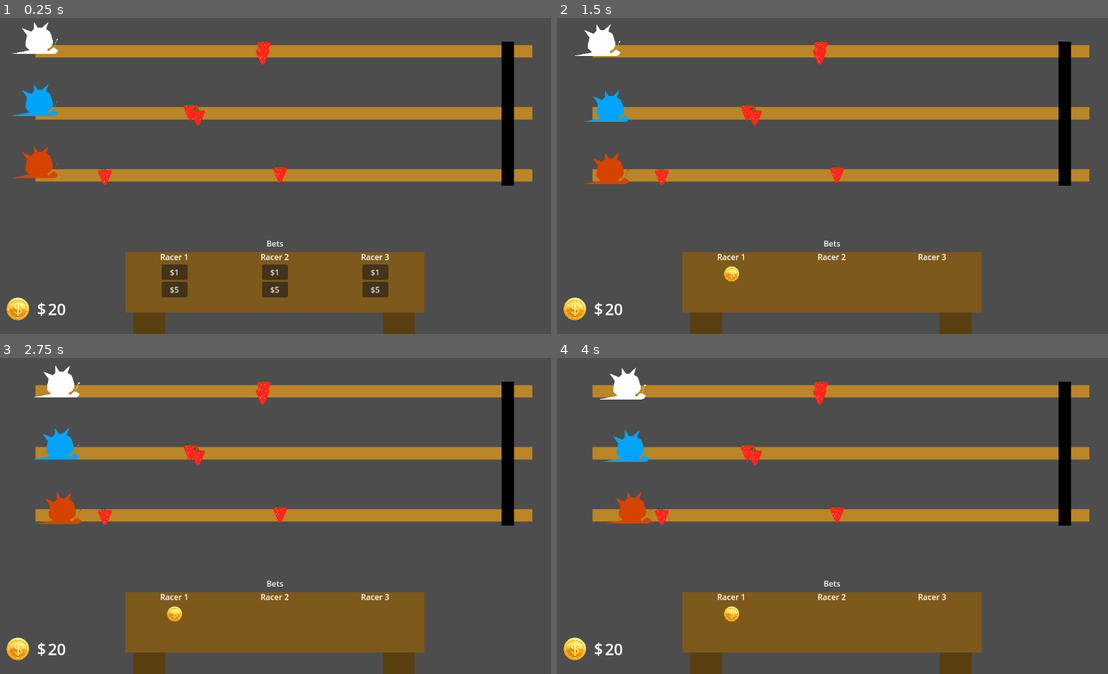
Above: before the commit, frames 1-4 (two rows, left to right).
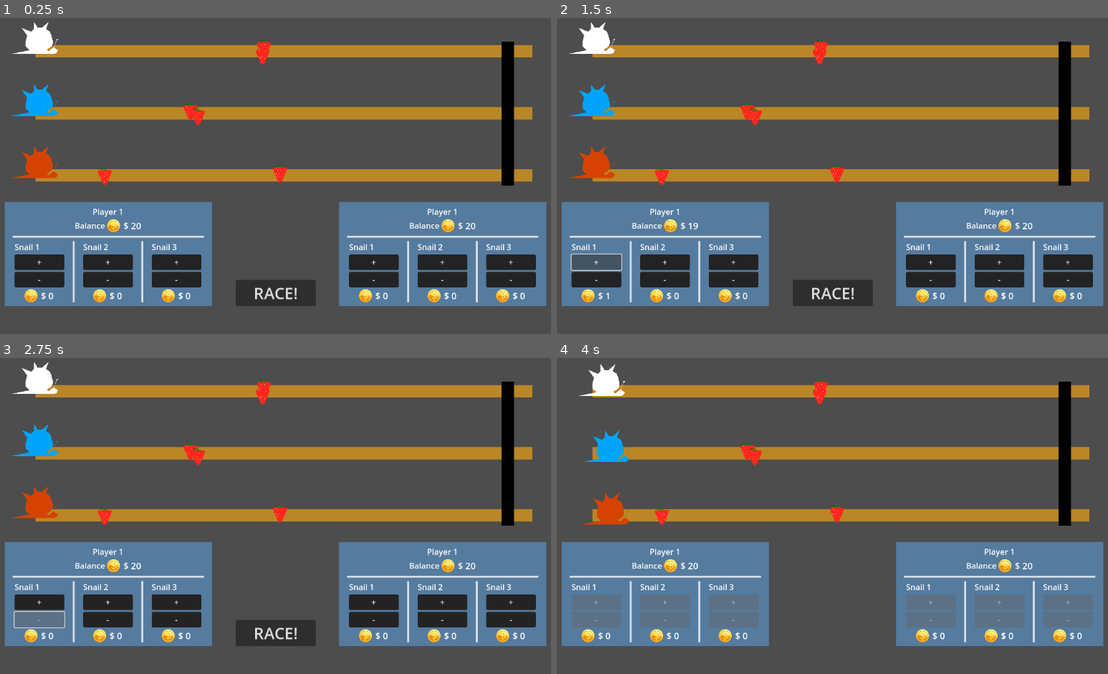
Above: after the commit, the same moments.

Repository: pradoh97/snail-race
Game: Godot game, scene res://level.tscn
The game is run twice, just before and just after one commit, with the same random seed, the same clock (stepped at 60 frames per second) and the same inputs.
Inputs (mouse positions are in pixels of both pictures, inside the frame that each line leads up to):
- Up to frame 1 (0.25 s): no input
- Up to frame 2 (1.5 s): click (733, 270) at 0.5 s, where only the run before the commit has a clickable "$1"; click (595, 261) at 1.25 s, where only the run after the commit has a clickable "+"
- Up to frame 3 (2.75 s): click (38, 620) at 2 s, where only the run after the commit has a clickable "-"
- Up to frame 4 (4 s): click (832, 632) at 2.75 s, where only the run after the commit has a clickable "RACE!"

The runs differ from the first frame. In frame 1, 31% of the frame differs, in the area x 0-100%, y 58-100%; in frame 2, 32%; in frame 3, 33%, in the area x 0-100%, y 1-100%; in frame 4, 33%.

Commit message:
Add bets panel

Diff:
--- a/globals.gd
+++ b/globals.gd
@@ -1,3 +1,6 @@
 extends Node
 
-var money = 20
+var money = {
+	"player_1": 20,
+	"player_2": 20
+}
--- a/level.gd
+++ b/level.gd
@@ -24,6 +24,8 @@
 func start_race():
 	for racer: Racer in $Racers.get_children():
 		racer.set_physics_process(true)
+		$UI/PlayerOptions.disable_options()
+		$UI/PlayerOptions2.disable_options()
 
 func _on_restart_pressed():
 	winner = ""
@@ -34,3 +36,8 @@
 	for trap: Trap in %Traps.get_children():
 		random_position = randi_range(%TrapsSafeMargins.get_child(0).global_position.x, %TrapsSafeMargins.get_child(1).global_position.x)
 		trap.global_position.x = random_position
+
+
+func _on_start_race_pressed():
+	$UI/StartRace.visible = false
+	start_race()
--- a/level.tscn
+++ b/level.tscn
@@ -1,34 +1,14 @@
-[gd_scene load_steps=16 format=3 uid="uid://d1sxs5ucwt5cw"]
+[gd_scene load_steps=8 format=3 uid="uid://d1sxs5ucwt5cw"]
 
 [ext_resource type="Script" uid="uid://djv7ewwf01a1e" path="res://level.gd" id="1_vonw3"]
 [ext_resource type="PackedScene" uid="uid://deu8jlcltfg5f" path="res://finish_line.tscn" id="2_oi3di"]
 [ext_resource type="PackedScene" uid="uid://djrkl3l50j1u8" path="res://racer/snail.tscn" id="3_0b4ue"]
 [ext_resource type="PackedScene" uid="uid://droahx1p02vyo" path="res://traps/strawberry.tscn" id="3_f2txt"]
 [ext_resource type="Script" uid="uid://bew22gi0e2nxs" path="res://ui.gd" id="5_f2txt"]
-[ext_resource type="PackedScene" uid="uid://vtel8wmabvdn" path="res://bets/small_bet.tscn" id="6_1ainy"]
-[ext_resource type="PackedScene" uid="uid://8gwjogvjh4px" path="res://bets/medium_bet.tscn" id="7_n6hdu"]
-[ext_resource type="Texture2D" uid="uid://bqshskxmw7x7g" path="res://coin.png" id="8_km5ld"]
+[ext_resource type="PackedScene" uid="uid://eh8txnyk01aj" path="res://player_options/player_options.tscn" id="6_n6hdu"]
 
 [sub_resource type="RectangleShape2D" id="RectangleShape2D_oi3di"]
 size = Vector2(20, 111)
-
-[sub_resource type="StyleBoxEmpty" id="StyleBoxEmpty_f2txt"]
-
-[sub_resource type="Gradient" id="Gradient_f2txt"]
-offsets = PackedFloat32Array(1)
-colors = PackedColorArray(0.3547109, 0.24792469, 0.06798274, 1)
-
-[sub_resource type="GradientTexture2D" id="GradientTexture2D_1ainy"]
-gradient = SubResource("Gradient_f2txt")
-
-[sub_resource type="StyleBoxEmpty" id="StyleBoxEmpty_0b4ue"]
-
-[sub_resource type="Gradient" id="Gradient_0b4ue"]
-offsets = PackedFloat32Array(1)
-colors = PackedColorArray(0.49491954, 0.35185727, 0.11118201, 1)
-
-[sub_resource type="GradientTexture2D" id="GradientTexture2D_f2txt"]
-gradient = SubResource("Gradient_0b4ue")
 
 [node name="Level" type="Node2D"]
 script = ExtResource("1_vonw3")
@@ -112,182 +92,6 @@
 
 [node name="UI" type="CanvasLayer" parent="."]
 script = ExtResource("5_f2txt")
-
-[node name="Table" type="Control" parent="UI"]
-unique_name_in_owner = true
-layout_mode = 3
-anchor_left = 0.23784722
-anchor_top = 0.7453704
-anchor_right = 0.7604167
-anchor_bottom = 1.0092592
-grow_horizontal = 2
-grow_vertical = 2
-metadata/_edit_use_anchors_ = true
-
-[node name="PanelContainer" type="PanelContainer" parent="UI/Table"]
-layout_mode = 1
-anchors_preset = -1
-anchor_left = 0.027
-anchor_right = 0.133
-anchor_bottom = 1.0
-offset_left = -0.2539997
-offset_right = -0.06600189
-grow_vertical = 2
-theme_override_styles/panel = SubResource("StyleBoxEmpty_f2txt")
-
-[node name="TextureRect" type="TextureRect" parent="UI/Table/PanelContainer"]
-layout_mode = 2
-texture = SubResource("GradientTexture2D_1ainy")
-
-[node name="PanelContainer2" type="PanelContainer" parent="UI/Table"]
-layout_mode = 1
-anchors_preset = -1
-anchor_left = 0.86
-anchor_right = 0.96700007
-anchor_bottom = 1.0
-offset_left = 0.27996826
-offset_right = -0.1340332
-grow_horizontal = 0
-grow_vertical = 2
-theme_override_styles/panel = SubResource("StyleBoxEmpty_f2txt")
-metadata/_edit_use_anchors_ = true
-
-[node name="TextureRect" type="TextureRect" parent="UI/Table/PanelContainer2"]
-layout_mode = 2
-texture = SubResource("GradientTexture2D_1ainy")
-
-[node name="PanelContainer3" type="PanelContainer" parent="UI/Table"]
-layout_mode = 1
-anchors_preset = -1
-anchor_right = 1.0
-anchor_bottom = 0.71300006
-offset_bottom = 0.07698822
-grow_horizontal = 2
-grow_vertical = 2
-theme_override_styles/panel = SubResource("StyleBoxEmpty_0b4ue")
-
-[node name="TextureRect" type="TextureRect" parent="UI/Table/PanelContainer3"]
-layout_mode = 2
-texture = SubResource("GradientTexture2D_f2txt")
-
-[node name="VBoxContainer" type="VBoxContainer" parent="UI/Table"]
-layout_mode = 1
-anchors_preset = 15
-anchor_right = 1.0
-anchor_bottom = 1.0
-offset_top = -29.0
-grow_horizontal = 2
-grow_vertical = 2
-
-[node name="Label" type="Label" parent="UI/Table/VBoxContainer"]
-layout_mode = 2
-text = "Bets"
-horizontal_alignment = 1
-
-[node name="BetSpace" type="HBoxContainer" parent="UI/Table/VBoxContainer"]
-unique_name_in_owner = true
-custom_minimum_size = Vector2(0, 66.695)
-layout_mode = 2
-alignment = 1
-
-[node name="VBoxContainer" type="VBoxContainer" parent="UI/Table/VBoxContainer/BetSpace"]
-layout_mode = 2
-size_flags_horizontal = 3
-
-[node name="Racer" type="Label" parent="UI/Table/VBoxContainer/BetSpace/VBoxContainer"]
-layout_mode = 2
-text = "Racer 1"
-horizontal_alignment = 1
-
-[node name="SmallBetButton" type="Button" parent="UI/Table/VBoxContainer/BetSpace/VBoxContainer"]
-layout_mode = 2
-size_flags_horizontal = 6
-size_flags_vertical = 6
-text = "   $1   "
-
-[node name="LargeBetButton" type="Button" parent="UI/Table/VBoxContainer/BetSpace/VBoxContainer"]
-layout_mode = 2
-size_flags_horizontal = 6
-size_flags_vertical = 6
-text = "   $5   "
-
-[node name="SmallBet" parent="UI/Table/VBoxContainer/BetSpace/VBoxContainer" instance=ExtResource("6_1ainy")]
-visible = false
-layout_mode = 2
-size_flags_horizontal = 4
-size_flags_vertical = 6
-
-[node name="LargeBet" parent="UI/Table/VBoxContainer/BetSpace/VBoxContainer" instance=ExtResource("7_n6hdu")]
-visible = false
-layout_mode = 2
-size_flags_horizontal = 4
-size_flags_vertical = 6
-
-[node name="VBoxContainer2" type="VBoxContainer" parent="UI/Table/VBoxContainer/BetSpace"]
-layout_mode = 2
-size_flags_horizontal = 3
-
-[node name="Racer" type="Label" parent="UI/Table/VBoxContainer/BetSpace/VBoxContainer2"]
-layout_mode = 2
-text = "Racer 2"
-horizontal_alignment = 1
-
-[node name="SmallBet" parent="UI/Table/VBoxContainer/BetSpace/VBoxContainer2" instance=ExtResource("6_1ainy")]
-visible = false
-layout_mode = 2
-size_flags_horizontal = 4
-size_flags_vertical = 6
-
-[node name="LargeBet" parent="UI/Table/VBoxContainer/BetSpace/VBoxContainer2" instance=ExtResource("7_n6hdu")]
-visible = false
-layout_mode = 2
-size_flags_horizontal = 4
-size_flags_vertical = 6
-
-[node name="SmallBetButton" type="Button" parent="UI/Table/VBoxContainer/BetSpace/VBoxContainer2"]
-layout_mode = 2
-size_flags_horizontal = 6
-size_flags_vertical = 6
-text = "   $1   "
-
-[node name="LargeBetButton" type="Button" parent="UI/Table/VBoxContainer/BetSpace/VBoxContainer2"]
-layout_mode = 2
-size_flags_horizontal = 6
-size_flags_vertical = 6
-text = "   $5   "
-
-[node name="VBoxContainer3" type="VBoxContainer" parent="UI/Table/VBoxContainer/BetSpace"]
-layout_mode = 2
-size_flags_horizontal = 3
-
-[node name="Racer" type="Label" parent="UI/Table/VBoxContainer/BetSpace/VBoxContainer3"]
-layout_mode = 2
-text = "Racer 3"
-horizontal_alignment = 1
-
-[node name="SmallBet" parent="UI/Table/VBoxContainer/BetSpace/VBoxContainer3" instance=ExtResource("6_1ainy")]
-visible = false
-layout_mode = 2
-size_flags_horizontal = 4
-size_flags_vertical = 6
-
-[node name="LargeBet" parent="UI/Table/VBoxContainer/BetSpace/VBoxContainer3" instance=ExtResource("7_n6hdu")]
-visible = false
-layout_mode = 2
-size_flags_horizontal = 4
-size_flags_vertical = 6
-
-[node name="SmallBetButton" type="Button" parent="UI/Table/VBoxContainer/BetSpace/VBoxContainer3"]
-layout_mode = 2
-size_flags_horizontal = 6
-size_flags_vertical = 6
-text = "   $1   "
-
-[node name="LargeBetButton" type="Button" parent="UI/Table/VBoxContainer/BetSpace/VBoxContainer3"]
-layout_mode = 2
-size_flags_horizontal = 6
-size_flags_vertical = 6
-text = "   $5   "
 
 [node name="GameOver" type="PanelContainer" parent="UI"]
 anchors_preset = -1
@@ -354,40 +158,43 @@
 size_flags_horizontal = 4
 text = "   Nah man, I'm done   "
 
-[node name="HBoxContainer" type="HBoxContainer" parent="UI"]
+[node name="PlayerOptions" parent="UI" instance=ExtResource("6_n6hdu")]
+anchor_left = 0.028
+anchor_top = 0.91400003
+anchor_right = 0.028
+anchor_bottom = 0.91400003
+offset_left = -1.2560005
+offset_top = -210.27203
+offset_right = 415.744
+offset_bottom = -0.2720337
+
+[node name="PlayerOptions2" parent="UI" instance=ExtResource("6_n6hdu")]
+anchor_left = 0.97300005
+anchor_top = 0.91400003
+anchor_right = 0.97300005
+anchor_bottom = 0.91400003
+offset_left = -416.896
+offset_top = -210.27203
+offset_right = 0.104003906
+offset_bottom = -0.2720337
+
+[node name="StartRace" type="Button" parent="UI"]
 anchors_preset = -1
-anchor_left = 0.030000001
-anchor_top = 0.887
-anchor_right = 0.23900001
-anchor_bottom = 0.887
-offset_left = 0.43999863
-offset_top = 0.22399902
-offset_right = -0.32800293
-offset_bottom = 38.224
+anchor_left = 0.5
+anchor_top = 0.91400003
+anchor_right = 0.5
+anchor_bottom = 0.91400003
+offset_left = -80.0
+offset_top = -53.272034
+offset_right = 81.0
+offset_bottom = -0.2720337
 grow_horizontal = 2
-theme_override_constants/separation = 16
-
-[node name="TextureRect" type="TextureRect" parent="UI/HBoxContainer"]
-layout_mode = 2
-texture = ExtResource("8_km5ld")
-expand_mode = 2
-stretch_mode = 5
-
-[node name="HBoxContainer" type="HBoxContainer" parent="UI/HBoxContainer"]
-layout_mode = 2
-
-[node name="Label" type="Label" parent="UI/HBoxContainer/HBoxContainer"]
-layout_mode = 2
+grow_vertical = 0
 theme_override_font_sizes/font_size = 32
-text = "$"
-
-[node name="CurrentMoney" type="Label" parent="UI/HBoxContainer/HBoxContainer"]
-unique_name_in_owner = true
-layout_mode = 2
-theme_override_font_sizes/font_size = 32
-text = "0"
+text = "    RACE!    "
 
 [connection signal="body_entered" from="RaceTrack/FinishLine" to="." method="_on_finish_line_body_entered"]
 [connection signal="body_entered" from="RaceTrack/FullStop" to="." method="_on_full_stop_body_entered"]
 [connection signal="pressed" from="UI/GameOver/VBoxContainer/VBoxContainer/Restart" to="UI" method="_on_restart_pressed"]
 [connection signal="pressed" from="UI/GameOver/VBoxContainer/VBoxContainer/Quit" to="UI" method="_on_quit_pressed"]
+[connection signal="pressed" from="UI/StartRace" to="." method="_on_start_race_pressed"]
--- /dev/null
+++ b/player_options/player_balance.gd
@@ -0,0 +1,22 @@
+class_name PlayerBalance extends HBoxContainer
+
+signal balance_drained
+signal balance_restored
+
+var current_balance: int = 0
+
+func update_balance():
+	%CurrentBalance.text = str(current_balance)
+	if current_balance == 0:
+		balance_drained.emit()
+	else:
+		balance_restored.emit()
+
+func _on_racer_bet_options_bet_decreased():
+	current_balance += 1
+	update_balance()
+
+func _on_racer_bet_options_bet_increased():
+	if current_balance > 0:
+		current_balance -= 1
+		update_balance()
--- /dev/null
+++ b/player_options/player_balance.tscn
@@ -0,0 +1,36 @@
+[gd_scene load_steps=3 format=3 uid="uid://dj4g5k1q6ra57"]
+
+[ext_resource type="Texture2D" uid="uid://bqshskxmw7x7g" path="res://coin.png" id="1_nny5u"]
+[ext_resource type="Script" uid="uid://dcqrg8u4ot5xv" path="res://player_options/player_balance.gd" id="1_vata7"]
+
+[node name="PlayerBalance" type="HBoxContainer"]
+alignment = 1
+script = ExtResource("1_vata7")
+
+[node name="Label" type="Label" parent="."]
+layout_mode = 2
+text = "Balance"
+
+[node name="HboxContainer" type="HBoxContainer" parent="."]
+layout_mode = 2
+theme_override_constants/separation = 7
+
+[node name="TextureRect" type="TextureRect" parent="HboxContainer"]
+layout_mode = 2
+texture = ExtResource("1_nny5u")
+expand_mode = 2
+stretch_mode = 4
+
+[node name="HBoxContainer" type="HBoxContainer" parent="HboxContainer"]
+layout_mode = 2
+
+[node name="Label" type="Label" parent="HboxContainer/HBoxContainer"]
+layout_mode = 2
+theme_override_font_sizes/font_size = 18
+text = "$"
+
+[node name="CurrentBalance" type="Label" parent="HboxContainer/HBoxContainer"]
+unique_name_in_owner = true
+layout_mode = 2
+theme_override_font_sizes/font_size = 18
+text = "0"
--- /dev/null
+++ b/player_options/player_options.gd
@@ -0,0 +1,43 @@
+class_name PlayerOptions extends PanelContainer
+
+@export var player_name: String = "Player 1"
+
+func _ready():
+	$VBoxContainer/PlayerName.text = player_name
+	if player_name == "Player 1":
+		%Balance.current_balance = str(Globals.money.player_1)
+	if player_name == "Player 2":
+		%Balance.current_balance = str(Globals.money.player_2)
+	%Balance.update_balance()
+
+
+func _on_balance_balance_drained():
+	disable_increases()
+
+
+func _on_balance_balance_restored():
+	enable_decreases()
+
+func disable_options():
+	disable_increases()
+	disable_decreases()
+
+func disable_increases():
+	$VBoxContainer/HboxContainer/RacerBetOptions.disable_increase()
+	$VBoxContainer/HboxContainer/RacerBetOptions2.disable_increase()
+	$VBoxContainer/HboxContainer/RacerBetOptions3.disable_increase()
+
+func enable_increases():
+	$VBoxContainer/HboxContainer/RacerBetOptions.enable_increase()
+	$VBoxContainer/HboxContainer/RacerBetOptions2.enable_increase()
+	$VBoxContainer/HboxContainer/RacerBetOptions3.enable_increase()
+
+func disable_decreases():
+	$VBoxContainer/HboxContainer/RacerBetOptions.disable_decrease()
+	$VBoxContainer/HboxContainer/RacerBetOptions2.disable_decrease()
+	$VBoxContainer/HboxContainer/RacerBetOptions3.disable_decrease()
+
+func enable_decreases():
+	$VBoxContainer/HboxContainer/RacerBetOptions.enable_decrease()
+	$VBoxContainer/HboxContainer/RacerBetOptions2.enable_decrease()
+	$VBoxContainer/HboxContainer/RacerBetOptions3.enable_decrease()
--- /dev/null
+++ b/player_options/player_options.tscn
@@ -0,0 +1,86 @@
+[gd_scene load_steps=6 format=3 uid="uid://eh8txnyk01aj"]
+
+[ext_resource type="PackedScene" uid="uid://dj4g5k1q6ra57" path="res://player_options/player_balance.tscn" id="1_y1ena"]
+[ext_resource type="Script" uid="uid://bfkhptlfkel25" path="res://player_options/player_options.gd" id="1_y7ucc"]
+[ext_resource type="PackedScene" uid="uid://pe8whrv0a83j" path="res://player_options/racer_bet_options.tscn" id="2_y7ucc"]
+
+[sub_resource type="StyleBoxFlat" id="StyleBoxFlat_y1ena"]
+content_margin_left = 16.0
+content_margin_top = 8.0
+content_margin_right = 16.0
+content_margin_bottom = 8.0
+bg_color = Color(0.33488354, 0.4816615, 0.62169653, 1)
+
+[sub_resource type="StyleBoxFlat" id="StyleBoxFlat_y7ucc"]
+content_margin_left = 2.0
+content_margin_top = 2.0
+content_margin_right = 2.0
+content_margin_bottom = 2.0
+bg_color = Color(1, 1, 1, 0.74509805)
+
+[node name="PlayerOptions" type="PanelContainer"]
+anchors_preset = -1
+anchor_left = 0.026
+anchor_top = 0.93100005
+anchor_right = 0.026
+anchor_bottom = 0.93100005
+offset_left = 0.048000336
+offset_top = -210.28802
+offset_right = 316.048
+offset_bottom = -11.288025
+theme_override_styles/panel = SubResource("StyleBoxFlat_y1ena")
+script = ExtResource("1_y7ucc")
+
+[node name="VBoxContainer" type="VBoxContainer" parent="."]
+layout_mode = 2
+alignment = 1
+
+[node name="PlayerName" type="Label" parent="VBoxContainer"]
+layout_mode = 2
+text = "[Player name]"
+horizontal_alignment = 1
+
+[node name="Balance" parent="VBoxContainer" instance=ExtResource("1_y1ena")]
+unique_name_in_owner = true
+layout_mode = 2
+
+[node name="HSeparator" type="HSeparator" parent="VBoxContainer"]
+layout_mode = 2
+theme_override_constants/separation = 10
+theme_override_styles/separator = SubResource("StyleBoxFlat_y7ucc")
+
+[node name="HboxContainer" type="HBoxContainer" parent="VBoxContainer"]
+layout_mode = 2
+theme_override_constants/separation = 19
+alignment = 1
+
+[node name="RacerBetOptions" parent="VBoxContainer/HboxContainer" instance=ExtResource("2_y7ucc")]
+layout_mode = 2
+racer_name = "Snail 1"
+
+[node name="VSeparator" type="VSeparator" parent="VBoxContainer/HboxContainer"]
+layout_mode = 2
+theme_override_constants/separation = 0
+theme_override_styles/separator = SubResource("StyleBoxFlat_y7ucc")
+
+[node name="RacerBetOptions2" parent="VBoxContainer/HboxContainer" instance=ExtResource("2_y7ucc")]
+layout_mode = 2
+racer_name = "Snail 2"
+
+[node name="VSeparator2" type="VSeparator" parent="VBoxContainer/HboxContainer"]
+layout_mode = 2
+theme_override_constants/separation = 0
+theme_override_styles/separator = SubResource("StyleBoxFlat_y7ucc")
+
+[node name="RacerBetOptions3" parent="VBoxContainer/HboxContainer" instance=ExtResource("2_y7ucc")]
+layout_mode = 2
+racer_name = "Snail 3"
+
+[connection signal="balance_drained" from="VBoxContainer/Balance" to="." method="_on_balance_balance_drained"]
+[connection signal="balance_restored" from="VBoxContainer/Balance" to="." method="_on_balance_balance_restored"]
+[connection signal="bet_decreased" from="VBoxContainer/HboxContainer/RacerBetOptions" to="VBoxContainer/Balance" method="_on_racer_bet_options_bet_decreased"]
+[connection signal="bet_increased" from="VBoxContainer/HboxContainer/RacerBetOptions" to="VBoxContainer/Balance" method="_on_racer_bet_options_bet_increased"]
+[connection signal="bet_decreased" from="VBoxContainer/HboxContainer/RacerBetOptions2" to="VBoxContainer/Balance" method="_on_racer_bet_options_bet_decreased"]
+[connection signal="bet_increased" from="VBoxContainer/HboxContainer/RacerBetOptions2" to="VBoxContainer/Balance" method="_on_racer_bet_options_bet_increased"]
+[connection signal="bet_decreased" from="VBoxContainer/HboxContainer/RacerBetOptions3" to="VBoxContainer/Balance" method="_on_racer_bet_options_bet_decreased"]
+[connection signal="bet_increased" from="VBoxContainer/HboxContainer/RacerBetOptions3" to="VBoxContainer/Balance" method="_on_racer_bet_options_bet_increased"]
--- /dev/null
+++ b/player_options/racer_bet_options.gd
@@ -0,0 +1,51 @@
+extends VBoxContainer
+class_name RacerBetOptions
+
+@export var racer_name: = "Snail"
+var bet_amount: = 0
+
+
+signal bet_increased()
+signal bet_decreased()
+
+func _ready():
+	disable_decrease()
+	%RacerName.text = racer_name
+
+func disable_decrease():
+	$DecreaseBet.disabled = true
+
+func enable_decrease():
+	$DecreaseBet.disabled = false
+
+func disable_increase():
+	$IncreaseBet.disabled = true
+
+func enable_increase():
+	$IncreaseBet.disabled = false
+
+func disable_all():
+	disable_decrease()
+	disable_increase()
+
+func enable_all():
+	enable_decrease()
+	enable_increase()
+
+func _on_increase_bet_pressed():
+	bet_amount += 1
+	$Money/HBoxContainer/CurrentMoney.text = str(bet_amount)
+	bet_increased.emit()
+
+	if bet_amount > 0:
+		enable_decrease()
+
+
+func _on_decrease_bet_pressed():
+	if bet_amount > 0:
+		bet_amount -= 1
+		$Money/HBoxContainer/CurrentMoney.text = str(bet_amount)
+		bet_decreased.emit()
+
+	if bet_amount == 0:
+		disable_decrease()
--- /dev/null
+++ b/player_options/racer_bet_options.tscn
@@ -0,0 +1,84 @@
+[gd_scene load_steps=5 format=3 uid="uid://pe8whrv0a83j"]
+
+[ext_resource type="Script" uid="uid://40v8qwypf580" path="res://player_options/racer_bet_options.gd" id="1_tkthf"]
+[ext_resource type="Texture2D" uid="uid://bqshskxmw7x7g" path="res://coin.png" id="2_pma0t"]
+
+[sub_resource type="StyleBoxFlat" id="StyleBoxFlat_0o4ji"]
+content_margin_left = 4.0
+content_margin_top = 4.0
+content_margin_right = 4.0
+content_margin_bottom = 4.0
+bg_color = Color(0.13682577, 0.13682574, 0.13682571, 1)
+corner_radius_top_left = 3
+corner_radius_top_right = 3
+corner_radius_bottom_right = 3
+corner_radius_bottom_left = 3
+corner_detail = 5
+
+[sub_resource type="StyleBoxFlat" id="StyleBoxFlat_wfvgo"]
+content_margin_left = 4.0
+content_margin_top = 4.0
+content_margin_right = 4.0
+content_margin_bottom = 4.0
+bg_color = Color(0.39308554, 0.3930855, 0.39308548, 0.43137255)
+corner_radius_top_left = 3
+corner_radius_top_right = 3
+corner_radius_bottom_right = 3
+corner_radius_bottom_left = 3
+corner_detail = 5
+
+[node name="RacerBetOptions" type="VBoxContainer"]
+custom_minimum_size = Vector2(100, 0)
+script = ExtResource("1_tkthf")
+
+[node name="RacerName" type="Label" parent="."]
+unique_name_in_owner = true
+layout_mode = 2
+text = "[Racer name]"
+
+[node name="IncreaseBet" type="Button" parent="."]
+layout_mode = 2
+size_flags_horizontal = 7
+size_flags_vertical = 6
+theme_override_styles/normal = SubResource("StyleBoxFlat_0o4ji")
+theme_override_styles/disabled = SubResource("StyleBoxFlat_wfvgo")
+button_mask = 3
+keep_pressed_outside = true
+text = "+"
+
+[node name="DecreaseBet" type="Button" parent="."]
+layout_mode = 2
+size_flags_horizontal = 7
+size_flags_vertical = 6
+theme_override_styles/normal = SubResource("StyleBoxFlat_0o4ji")
+theme_override_styles/disabled = SubResource("StyleBoxFlat_wfvgo")
+action_mode = 0
+button_mask = 3
+text = "-"
+
+[node name="Money" type="HBoxContainer" parent="."]
+layout_mode = 2
+theme_override_constants/separation = 7
+alignment = 1
+
+[node name="TextureRect" type="TextureRect" parent="Money"]
+layout_mode = 2
+texture = ExtResource("2_pma0t")
+expand_mode = 2
+stretch_mode = 5
+
+[node name="HBoxContainer" type="HBoxContainer" parent="Money"]
+layout_mode = 2
+
+[node name="Label" type="Label" parent="Money/HBoxContainer"]
+layout_mode = 2
+theme_override_font_sizes/font_size = 18
+text = "$"
+
+[node name="CurrentMoney" type="Label" parent="Money/HBoxContainer"]
+layout_mode = 2
+theme_override_font_sizes/font_size = 18
+text = "0"
+
+[connection signal="pressed" from="IncreaseBet" to="." method="_on_increase_bet_pressed"]
+[connection signal="pressed" from="DecreaseBet" to="." method="_on_decrease_bet_pressed"]
--- a/ui.gd
+++ b/ui.gd
@@ -3,62 +3,26 @@
 
 signal restart_pressed
 
-var last_bet = {
-	"texture": null,
-	"money": 0,
-	"racer": 0
-}
+var last_bet = [
+	{
+		"texture": null,
+		"money": 0
+	},
+	{
+		"texture": null,
+		"money": [0,0,0]
+	},
+]
+
+var player_1_balance_label: Label
+var player_2_balance_label: Label
 
 func _ready():
-	%CurrentMoney.text = str(Globals.money)
 	$GameOver.visible = false
-
-	for container in %BetSpace.get_children():
-		var small_button: Button = container.get_node("SmallBetButton")
-
-		small_button.pressed.connect(func():
-			last_bet.texture = small_button.get_parent().get_node("SmallBet")
-			last_bet.texture.visible = true
-			last_bet.money = 1
-			last_bet.racer = container.get_node("Racer").text[-1]
-			small_button.visible = false
-			start_race()
-		)
-		var large_button: Button = container.get_node("LargeBetButton")
-		large_button.pressed.connect(func():
-			last_bet.texture = large_button.get_parent().get_node("LargeBet")
-			last_bet.money = 5
-			last_bet.texture.visible = true
-			last_bet.racer = container.get_node("Racer").text[-1]
-			large_button.visible = false
-			start_race()
-		)
 
 func start_race():
 	$GameOver.visible = false
 	get_parent().start_race()
-	hide_bet_options()
-
-func hide_bet_options():
-	for container in %BetSpace.get_children():
-		var small_button: Button = container.get_node("SmallBetButton")
-		var large_button: Button = container.get_node("LargeBetButton")
-
-		small_button.disabled = true
-		large_button.disabled = true
-		small_button.visible = false
-		large_button.visible = false
-
-func show_bet_options():
-	for container in %BetSpace.get_children():
-		var small_button: Button = container.get_node("SmallBetButton")
-		var large_button: Button = container.get_node("LargeBetButton")
-
-		small_button.disabled = false
-		large_button.disabled = false
-		small_button.visible = true
-		large_button.visible = true
-		last_bet.texture.visible = false
 
 func race_over(winner: String):
 	$GameOver.visible = true
@@ -79,5 +43,4 @@
 
 func _on_restart_pressed():
 	$GameOver.visible = false
-	show_bet_options()
 	restart_pressed.emit()
Not shown, added: player_options/player_balance.gd.uid
Not shown, added: player_options/player_options.gd.uid
Not shown, added: player_options/racer_bet_options.gd.uid
